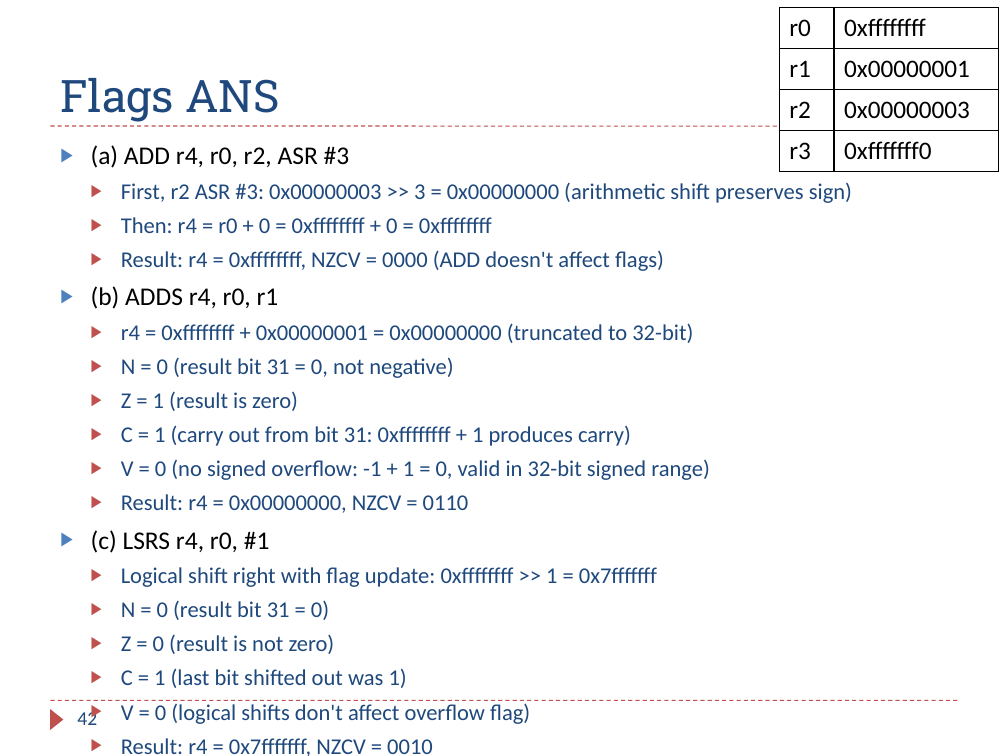
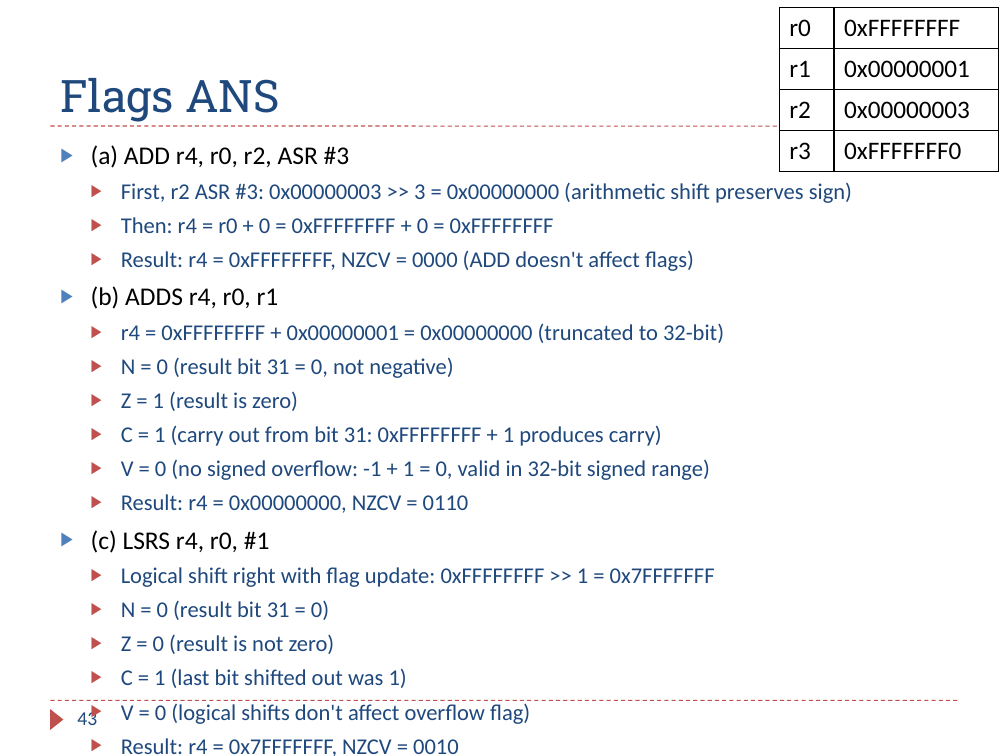
Before and after one commit to guhofstra/CSC111Fa25, a slide deck: slide 43 of PPTs/Ch4_ARM_Arithmetic_Logic_Exercises_ANS.pptx (slide 42 before the commit). Drawn at 1008x756 pixels with LibreOffice and Linux fonts; fonts in the diff are those of the drawing. Boxes give left, top, right and bottom in pixels: in the first picture for what was removed or moved away, otherwise in the second. Text is boxed around its words. In the diff, an @@ line names an element or a change of style, - is before the commit and + after.

```diff
--- a/PPTs/Ch4_ARM_Arithmetic_Logic_Exercises_ANS.pptx
+++ b/PPTs/Ch4_ARM_Arithmetic_Logic_Exercises_ANS.pptx
@@ table at (779,8,998,171) @@
-row 1, column 2: 0xffffffff
+row 1, column 2: 0xFFFFFFFF
-row 4, column 2: 0xfffffff0
+row 4, column 2: 0xFFFFFFF0
@@ text at (121,217,694,271): text changed @@
-  ▶ Then: r4 = r0 + 0 = 0xffffffff + 0 = 0xffffffff
-  ▶ Result: r4 = 0xffffffff, NZCV = 0000 (ADD doesn't affect flags)
+  ▶ Then: r4 = r0 + 0 = 0xFFFFFFFF + 0 = 0xFFFFFFFF
+  ▶ Result: r4 = 0xFFFFFFFF, NZCV = 0000 (ADD doesn't affect flags)
@@ text at (121,323,724,343): text changed @@
-  ▶ r4 = 0xffffffff + 0x00000001 = 0x00000000 (truncated to 32-bit)
+  ▶ r4 = 0xFFFFFFFF + 0x00000001 = 0x00000000 (truncated to 32-bit)
@@ text at (121,425,662,446): text changed @@
-  ▶ C = 1 (carry out from bit 31: 0xffffffff + 1 produces carry)
+  ▶ C = 1 (carry out from bit 31: 0xFFFFFFFF + 1 produces carry)
@@ text at (121,567,715,587): text changed @@
-  ▶ Logical shift right with flag update: 0xffffffff >> 1 = 0x7fffffff
+  ▶ Logical shift right with flag update: 0xFFFFFFFF >> 1 = 0x7FFFFFFF
@@ page number at (77,709,97,725): text changed @@
-42
+43
@@ text at (121,738,459,756): text changed @@
-  ▶ Result: r4 = 0x7fffffff, NZCV = 0010
+  ▶ Result: r4 = 0x7FFFFFFF, NZCV = 0010
```
Also in this commit, not shown: 2 other slides changed, 4 slides added, 14 other files.
